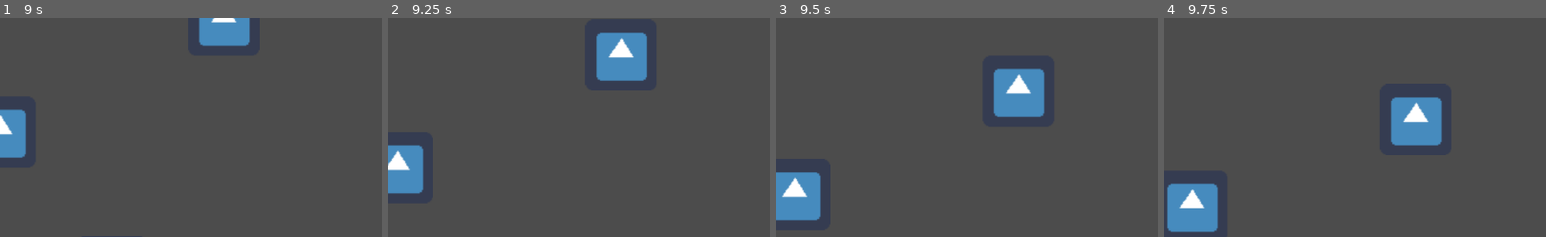
Above: before the commit, frames 1-4 (left to right).
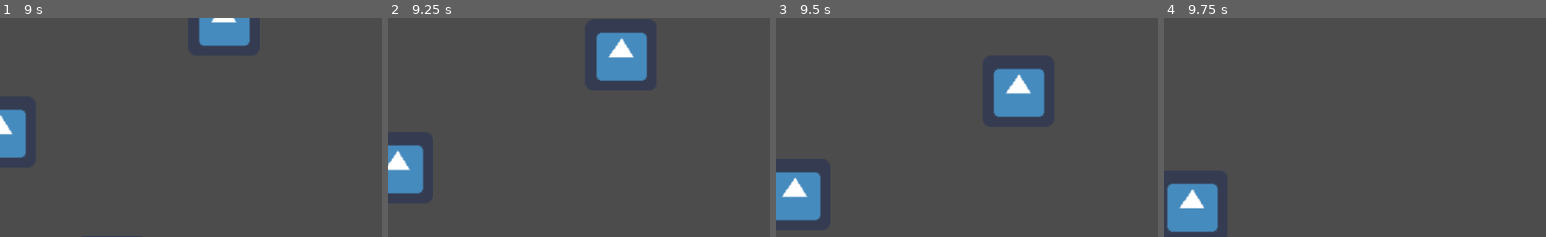
Above: after the commit, the same moments.

Repository: bugfi5h/moorschwein
Game: Godot game, scene res://gameobjects/Level.tscn
The game is run twice, just before and just after one commit, with the same random seed, the same clock (stepped at 60 frames per second) and the same inputs. The engine's default icon, where the game draws it, is replaced by a stand-in: a white triangle on a blue panel in a dark square.
Inputs (mouse positions are % of the whole screen's width and height, from its top left):
- Up to frame 1 (9 s): tap Enter at 0.5, 2 s; move the mouse to (45, 71) at 0.52 s; click (45, 71) at 0.67 s; tap Space at 1.25, 2.75 s; move the mouse to (80, 66) at 1.27 s; click (80, 66) at 1.42 s; move the mouse to (20, 36) at 2.02 s; click (20, 36) at 2.17 s; move the mouse to (55, 51) at 2.77 s; click (55, 51) at 2.92 s; move the mouse to (35, 25) at 3.52 s; click (35, 25) at 3.67 s; move the mouse to (72, 46) at 4.27 s; click (72, 46) at 4.42 s; move the mouse to (30, 56) at 5.02 s; click (30, 56) at 5.17 s; move the mouse to (60, 28) at 5.77 s; click (60, 28) at 5.92 s; move the mouse to (45, 71) at 6.52 s; click (45, 71) at 6.67 s; move the mouse to (80, 66) at 7.27 s; click (80, 66) at 7.42 s; move the mouse to (20, 36) at 8.02 s; click (20, 36) at 8.17 s; move the mouse to (55, 51) at 8.77 s; click (55, 51) at 8.92 s
- Up to frame 2 (9.25 s): no input
- Up to frame 3 (9.5 s): no input
- Up to frame 4 (9.75 s): move the mouse to (35, 25) at 9.52 s; click (35, 25) at 9.67 s
The pictures show only the part of the screen within x 0-50%, y 1-51%; the shares and areas given below are measured in that part.

Frames 1-3 are identical in both runs. In frame 4, 3.0% of the frame differs, in the area x 59-73%, y 36-59%.

Commit message:
small fixes

Diff:
--- a/MoorSchwein/gameobjects/Level.gd
+++ b/MoorSchwein/gameobjects/Level.gd
@@ -15,7 +15,7 @@
 
 func _build_pig(points : int, horizontal_speed : float, vertical_speed :float, amplitude : float, scale : Vector2) -> Area2D:
 	var pig = PIG.instance()
-	var screen_site = int(get_viewport_rect().size.y)
+	var screen_size = int(get_viewport_rect().size.y)
 	pig.HORIZONTAL_SPEED = horizontal_speed
 	pig.POINTS = points
 	pig.VERTICAL_SPEED = vertical_speed
@@ -26,7 +26,7 @@
 	if dir == 2:
 		pig.HORIZONTAL_SPEED *= -1
 		x = get_viewport_rect().size.x
-	pig.position = Vector2(x, randi()%screen_site+25)
+	pig.position = Vector2(x, randi()%screen_size+25)
 	return pig
 
 
@@ -43,4 +43,3 @@
 func _on_BigPig_timeout():
 	var pig = _build_pig(5,50,2,100, Vector2(1.5,1.5))
 	$BigPig.add_child(pig)
-	print(randi()%2+1)
--- a/MoorSchwein/gameobjects/MoorSchwein.gd
+++ b/MoorSchwein/gameobjects/MoorSchwein.gd
@@ -23,6 +23,7 @@
 
 
 
+
 func kill(grant_points: bool) -> void:
 	if get_parent().has_method("add_points") and grant_points:
 		get_parent().add_points(POINTS)
--- a/MoorSchwein/gameobjects/MoorSchwein.tscn
+++ b/MoorSchwein/gameobjects/MoorSchwein.tscn
@@ -7,7 +7,6 @@
 extents = Vector2( 32, 32 )
 
 [node name="MoorSchwein" type="Node2D"]
-position = Vector2( 34, 286 )
 script = ExtResource( 1 )
 __meta__ = {
 "_edit_group_": true
@@ -20,3 +19,5 @@
 
 [node name="CollisionShape2D" type="CollisionShape2D" parent="Area2D"]
 shape = SubResource( 1 )
+
+[connection signal="input_event" from="Area2D" to="." method="_on_MoorSchwein_input_event"]
